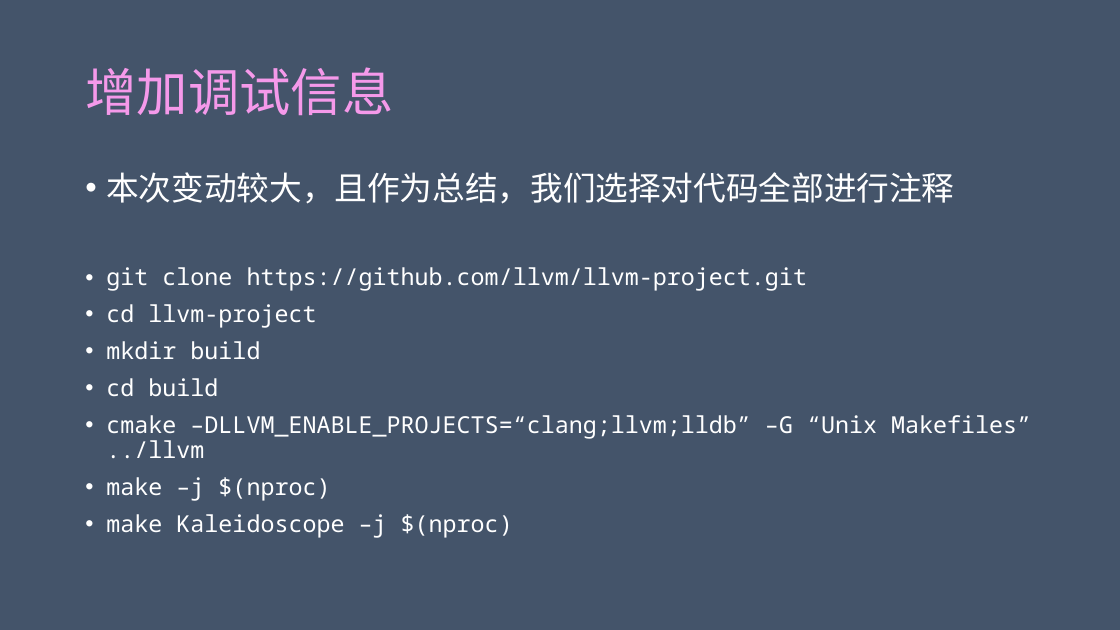
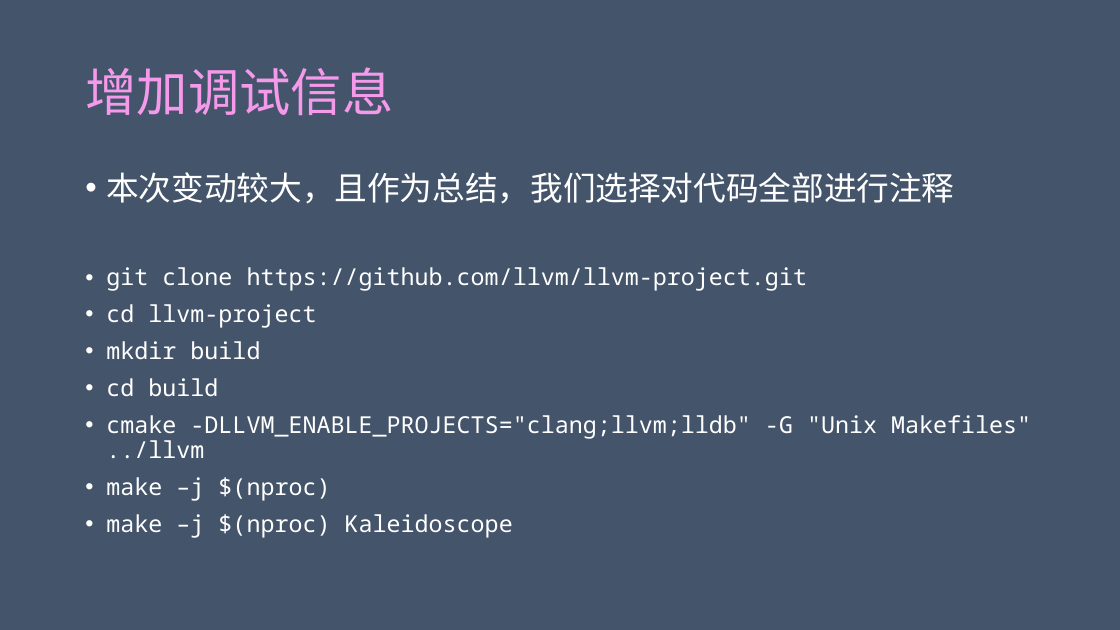
Before and after one commit to achieveartificialintelligence/download, a slide deck: slide 2 of Kaleidoscope/Ch9/Kaleidoscope.pptx. Drawn at 1120x630 pixels with LibreOffice and Linux fonts; fonts in the diff are those of the drawing. Boxes give left, top, right and bottom in pixels: in the first picture for what was removed or moved away, otherwise in the second. Text is boxed around its words. In the diff, an @@ line names an element or a change of style, - is before the commit and + after.

```diff
--- a/Kaleidoscope/Ch9/Kaleidoscope.pptx
+++ b/Kaleidoscope/Ch9/Kaleidoscope.pptx
@@ text at [106,415,1031,458]: text changed @@
-• cmake –DLLVM_ENABLE_PROJECTS=“clang;llvm;lldb” –G “Unix Makefiles” ../llvm
+• cmake -DLLVM_ENABLE_PROJECTS="clang;llvm;lldb" -G "Unix Makefiles" ../llvm
@@ text at [106,514,513,538]: text changed @@
-• make Kaleidoscope –j $(nproc)
+• make –j $(nproc) Kaleidoscope
```
Also in this commit, not shown: 1 other slide changed, 4 slides added.
